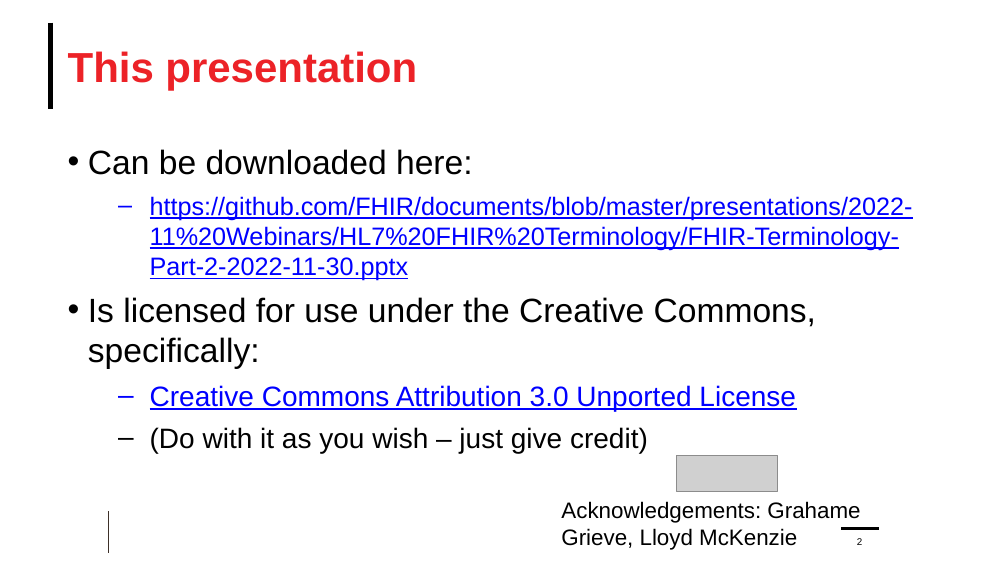
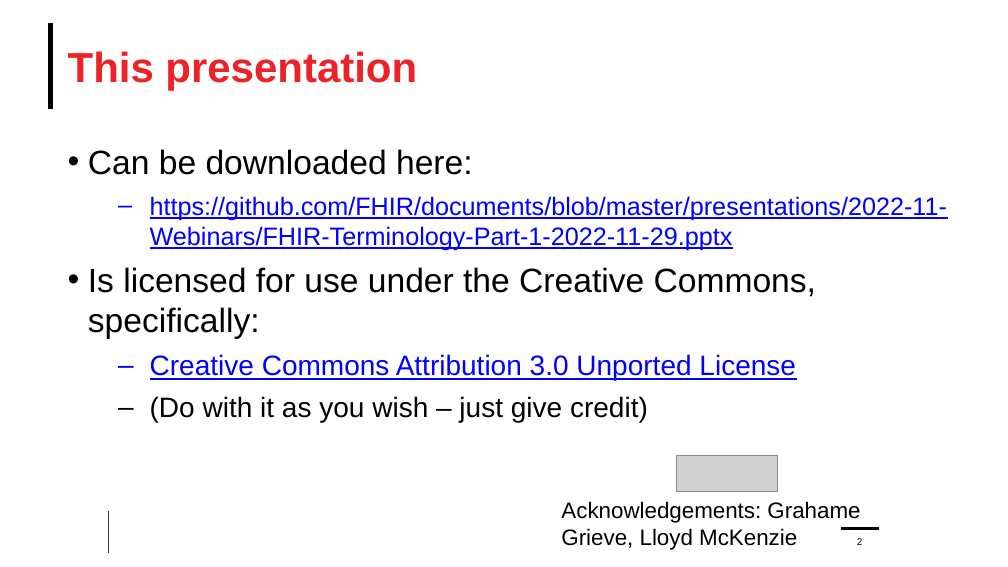
Before and after one commit to FHIR/documents, a slide deck: slide 2 of presentations/2022-11-Webinars/FHIR-Terminology-Part-2-2022-11-30.pptx. Drawn at 1008x567 pixels with LibreOffice and Linux fonts; fonts in the diff are those of the drawing; grey boxes stand for pictures; background and template pictures are left out. Boxes give left, top, right and bottom in pixels: in the first picture for what was removed or moved away, otherwise in the second. Text is boxed around its words. In the diff, an @@ line names an element or a change of style, - is before the commit and + after.

```diff
--- a/presentations/2022-11-Webinars/FHIR-Terminology-Part-2-2022-11-30.pptx
+++ b/presentations/2022-11-Webinars/FHIR-Terminology-Part-2-2022-11-30.pptx
@@ text at [150, 196, 947, 250]: text changed @@
-  – https://github.com/FHIR/documents/blob/master/presentations/2022-11%20Webinars/HL7%20FHIR%20Terminology/FHIR-Terminology-Part-2-2022-11-30.pptx
+  – https://github.com/FHIR/documents/blob/master/presentations/2022-11-Webinars/FHIR-Terminology-Part-1-2022-11-29.pptx
```
Also in this commit, not shown: 1 other file.
